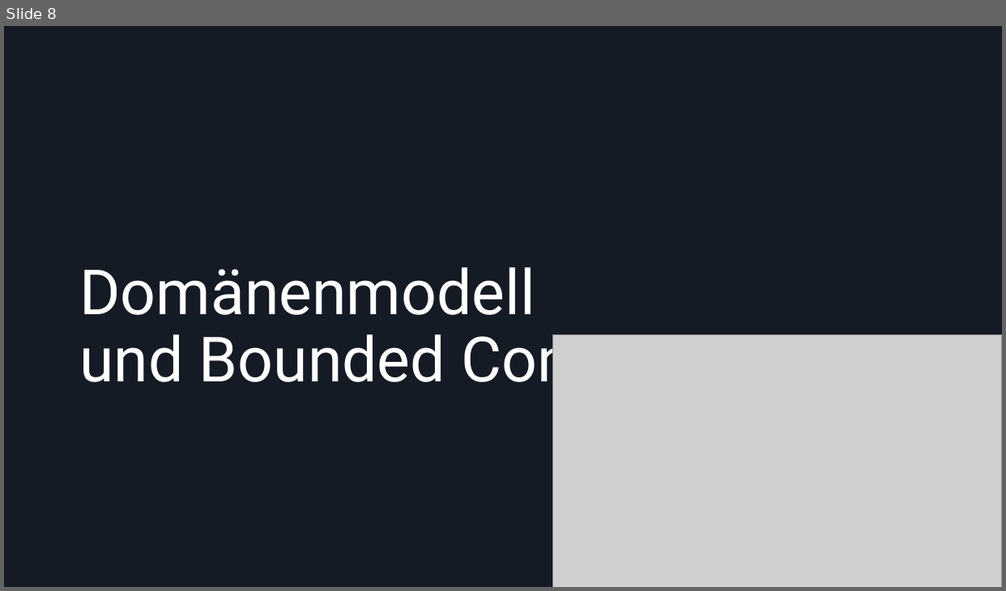
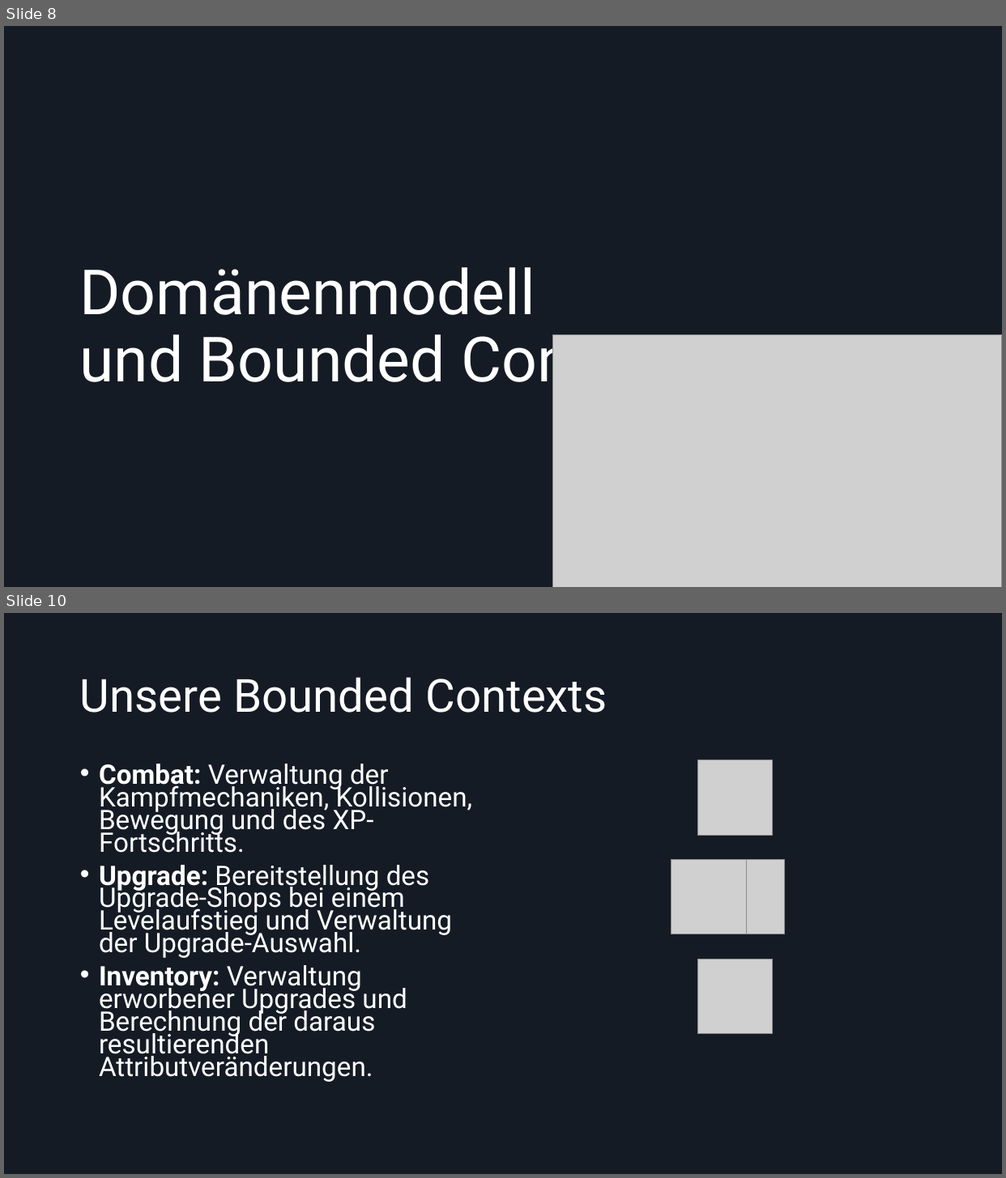
Before and after one commit to Dolokan/MSE_Roguelike, a slide deck: Moderne Softwareentwicklung Zwischenpräsentation.pptx. Shown one above the other, each under a label of ours: slide 8 before the commit, slides 8 and 10 after it; the slides between them are not shown. The pictures are 1006x591 and 1006x1178 pixels, drawn with LibreOffice and Linux fonts; fonts in the diff are those of the drawing; grey boxes stand for pictures. Boxes give left, top, right and bottom in pixels: in the first picture for what was removed or moved away, otherwise in the second. Text is boxed around its words. In the diff, an @@ line names an element or a change of style, - is before the commit and + after.

```diff
--- a/Moderne Softwareentwicklung Zwischenpräsentation.pptx
+++ b/Moderne Softwareentwicklung Zwischenpräsentation.pptx
@@ slide 10 added at [4, 613, 1002, 1174], background #151B25 @@
@@ title added at [80, 677, 607, 713], 44 pt, text #FFFFFF @@
+Unsere Bounded Contexts
@@ text added at [99, 764, 473, 1082], 25.9 pt, text #FFFFFF @@
+• Combat: Verwaltung der Kampfmechaniken, Kollisionen, Bewegung und des XP-Fortschritts.
+• Upgrade: Bereitstellung des Upgrade-Shops bei einem Levelaufstieg und Verwaltung der Upgrade-Auswahl.
+• Inventory: Verwaltung erworbener Upgrades und Berechnung der daraus resultierenden Attributveränderungen.
@@ picture added at [698, 760, 773, 835] @@
@@ picture added at [671, 860, 747, 935] @@
@@ picture added at [710, 859, 785, 934] @@
@@ picture added at [698, 959, 773, 1033] @@
```
Also in this commit, not shown: 2 slides changed, 10 other slides added, 2 slides removed.
